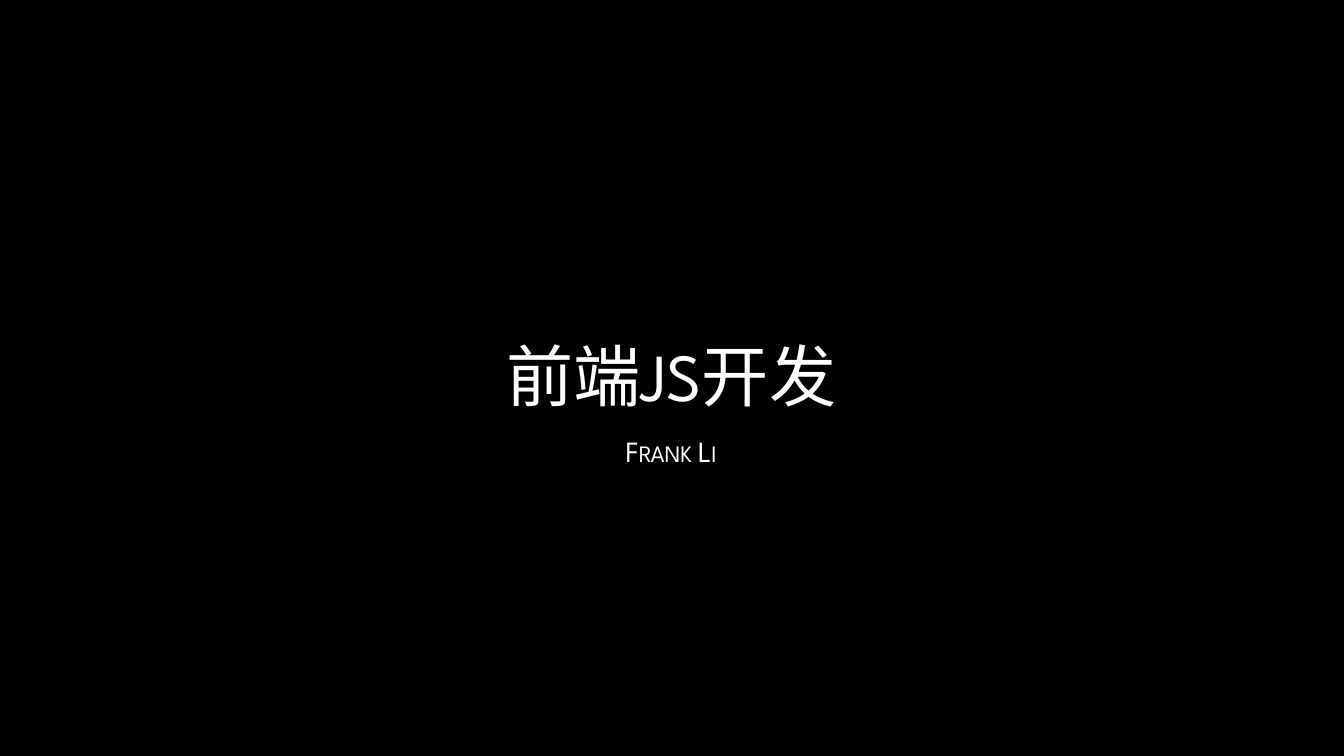
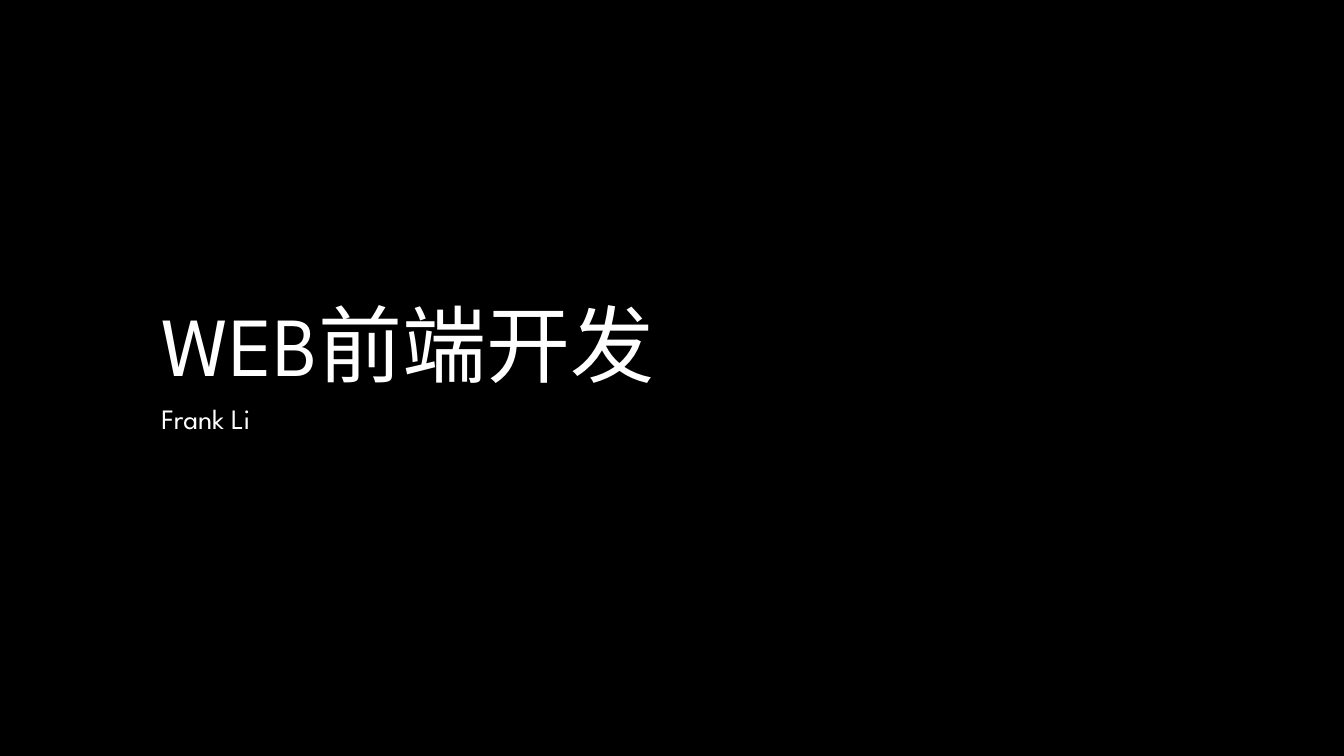
Before and after one commit to lee813/ECVFrontend, a slide deck: slide 2 of 前端课程.pptx. Drawn at 1344x756 pixels with LibreOffice and Linux fonts; fonts in the diff are those of the drawing; background and template pictures are left out. Boxes give left, top, right and bottom in pixels: in the first picture for what was removed or moved away, otherwise in the second. Text is boxed around its words. In the diff, an @@ line names an element or a change of style, - is before the commit and + after.

```diff
--- a/前端课程.pptx
+++ b/前端课程.pptx
@@ title at (x1=161, y1=305, x2=654, y2=383): text changed; size 48 to 60 pt; text colour gradient #FFFFFF to #A6A6A6 to #FFFFFF @@
-前端JS开发
+WEB前端开发
@@ subtitle "Frank Li" moved from (x1=193, y1=429, x2=1149, y2=638) to (x1=161, y1=409, x2=250, y2=430) @@
@@ subtitle "Frank Li" at (x1=161, y1=409, x2=250, y2=430): size 21 to 20 pt, text colour gradient #FFFFFF to #BFBFBF to #FFFFFF, small capitals off; alignment centre to left; line spacing 1 to 0.9 @@
```
Also in this commit, not shown: 13 other slides changed, 37 slides added, 1 slide removed, 1 other file.
